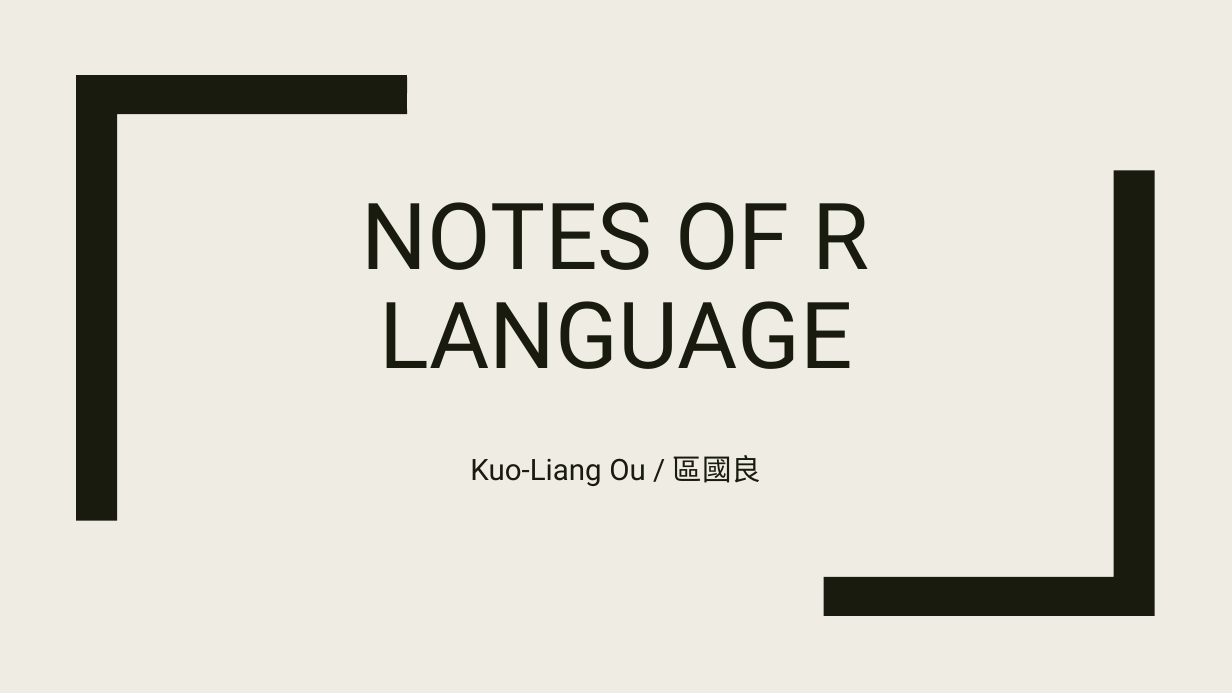
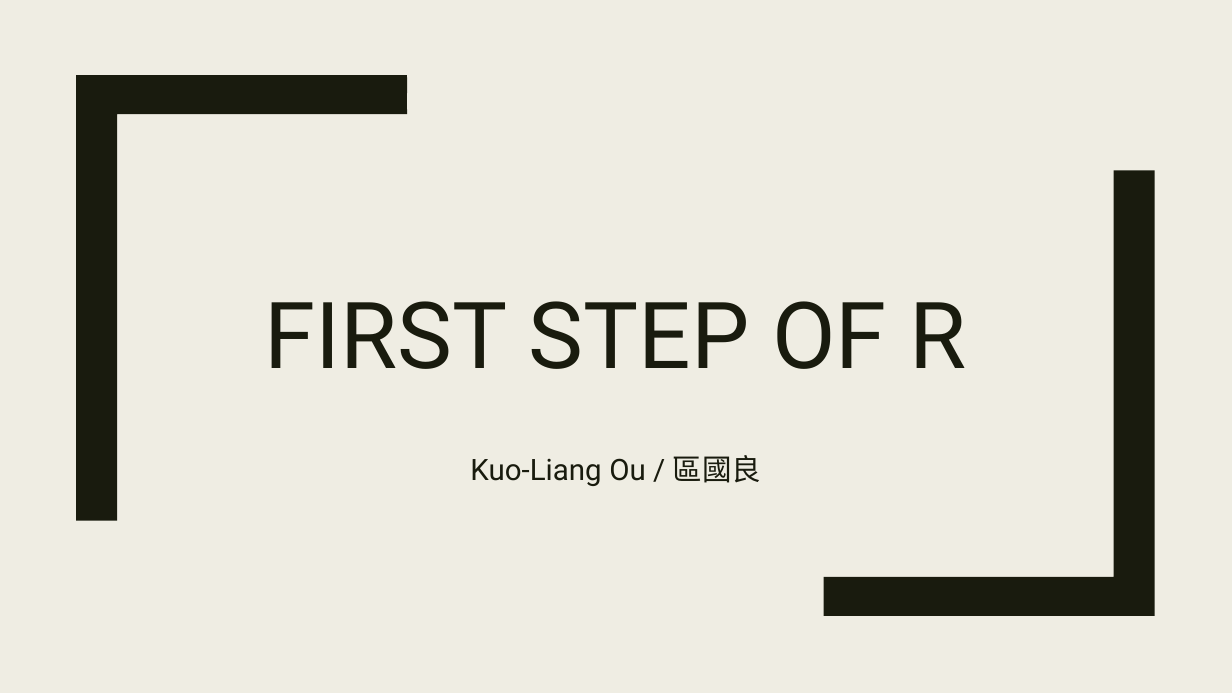
Before and after one commit to KuoLiang/r-klou, a slide deck: slide 1 of Fundmentals_R-klou.pptx. Drawn at 1232x693 pixels with LibreOffice and Linux fonts; fonts in the diff are those of the drawing. Boxes give left, top, right and bottom in pixels: in the first picture for what was removed or moved away, otherwise in the second. Text is boxed around its words. In the diff, an @@ line names an element or a change of style, - is before the commit and + after.

```diff
--- a/Fundmentals_R-klou.pptx
+++ b/Fundmentals_R-klou.pptx
@@ title at [265, 301, 967, 369]: text changed @@
-NOTES OF R LANGUAGE
+FIRST STEP OF R
```
